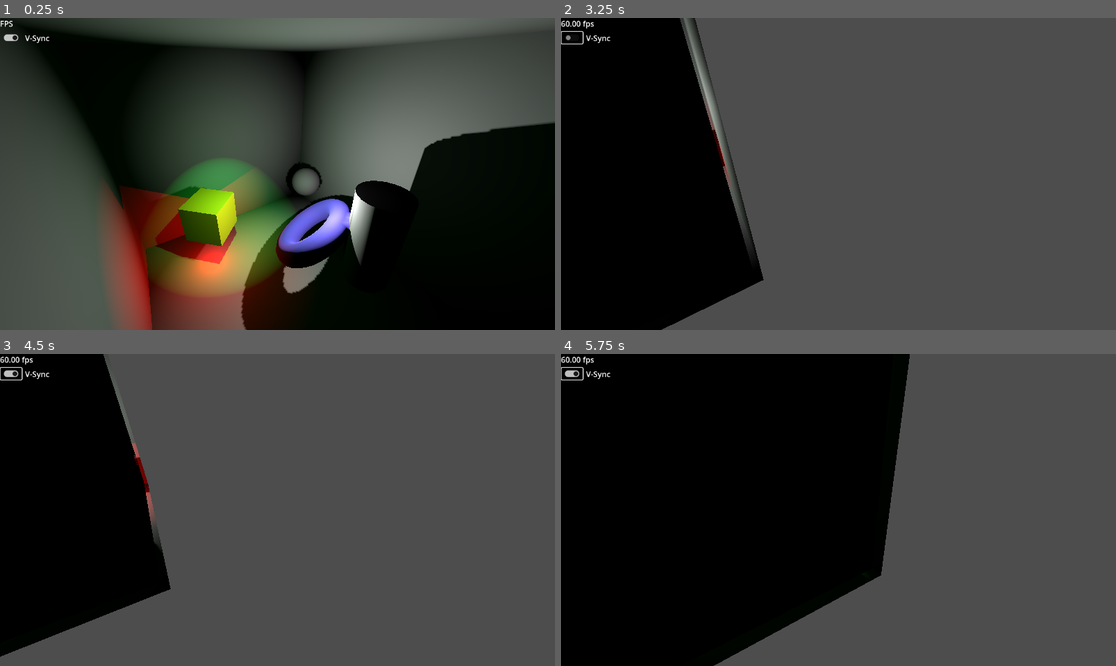
Above: before the commit, frames 1-4 (two rows, left to right).
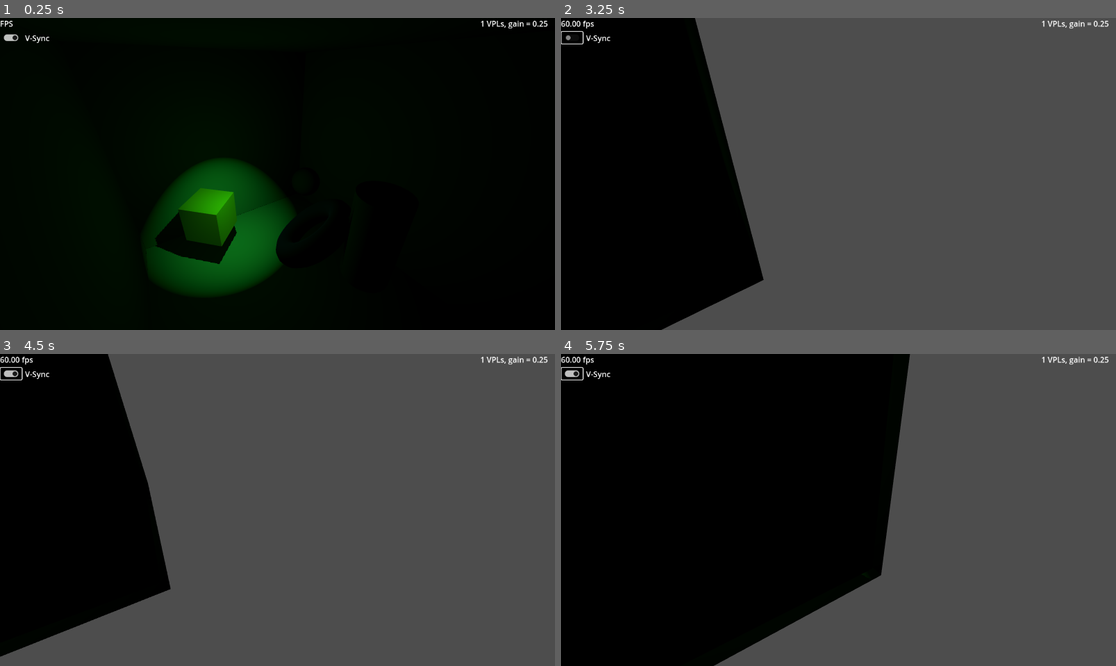
Above: after the commit, the same moments.

Repository: GregPickering/O1S_FauxGI
Game: Godot game, scene res://scene_3d.tscn
Two runs of this game, one before a commit and one after it. Both use one fixed random seed, a clock stepped at 60 frames per second and the inputs below.
Inputs (mouse positions are in pixels of both pictures, inside the frame that each line leads up to):
- Up to frame 1 (0.25 s): no input
- Up to frame 2 (3.25 s): tap Enter at 0.5 s; move the mouse to (960, 158) at 0.52 s; hold D 0.53-1.25 s; tap Q at 0.6, 2.85 s; click (960, 158) at 0.67 s; drag from (727, 189) to (810, 236) at 1.27 s; click (572, 36) at 2 s; move the mouse to (894, 105) at 2.77 s; hold D from 2.78 s (still down)
- Up to frame 3 (4.5 s): release D at 3.5 s; drag from (249, 572) to (111, 463) at 3.52 s; tap Space at 4.25 s; move the mouse to (444, 556) at 4.27 s; hold A from 4.28 s (still down); tap Q at 4.35 s
- Up to frame 4 (5.75 s): release A at 5 s; drag from (672, 463) to (755, 432) at 5.02 s

The runs differ from the first frame. In frame 1, 65% of the frame differs, in the area x 0-100%, y 0-100%; in frame 2, 1.7%; in frame 3, 0.7%; in frame 4, 0.2%.

Commit message:
Added FauxGI status label.
Added a UI label showing the FauxGI status.

Diff:
--- a/faux_gi.gd
+++ b/faux_gi.gd
@@ -37,7 +37,7 @@
 ## How many VPLs to generate per source SpotLight3D, 1+
 const per_spot : int = 1
 ## How many VPLs to generate per source OmniLight3D, 1+ (>= 4 looks good)
-const per_omni : int = 1
+const per_omni : int = 6
 ## How many VPLs to generate per source DirectionalLight3D
 const per_dirl : int = 16
 ## Do we want to spawn VPLs for source lights which don't cast shadows?
--- /dev/null
+++ b/faux_gi_status_label.gd
@@ -0,0 +1,8 @@
+extends Label
+@onready var faux_gi = $"../../FauxGI"
+
+func _process( _delta ):
+	if faux_gi.bounce_gain >= 0.01:
+		text = str( faux_gi.active_VPLs ) + " VPLs, gain = " + str( faux_gi.bounce_gain )
+	else:
+		text = "FauxGI Disabled"
--- a/project.godot
+++ b/project.godot
@@ -16,10 +16,14 @@
 boot_splash/show_image=false
 config/icon="uid://b14pus72atr7j"
 
+[editor]
+
+movie_writer/movie_file="D:/O1S_Gaming/O1S_FauxGI.avi"
+
 [rendering]
 
 renderer/rendering_method="gl_compatibility"
 renderer/rendering_method.mobile="gl_compatibility"
 reflections/reflection_atlas/reflection_size=128
-anti_aliasing/screen_space_roughness_limiter/enabled=false
+anti_aliasing/quality/msaa_3d=3
 anti_aliasing/quality/screen_space_aa=1
--- a/scene_3d.tscn
+++ b/scene_3d.tscn
@@ -1,9 +1,10 @@
-[gd_scene load_steps=9 format=3 uid="uid://btirfsc7rf58b"]
+[gd_scene load_steps=10 format=3 uid="uid://btirfsc7rf58b"]
 
 [ext_resource type="Script" uid="uid://b4hkm2djkjy16" path="res://lighting.gd" id="1_6ffuc"]
 [ext_resource type="Script" uid="uid://d06yfe050b2oh" path="res://camera.gd" id="1_rpp60"]
 [ext_resource type="Script" uid="uid://dpjhlb182qd2e" path="res://fps.gd" id="2_6k81c"]
 [ext_resource type="Script" uid="uid://b74n28fy47qj1" path="res://cb_v_sync.gd" id="5_6ffuc"]
+[ext_resource type="Script" uid="uid://bu0i1okglx0ic" path="res://faux_gi_status_label.gd" id="6_mv7kb"]
 [ext_resource type="PackedScene" uid="uid://b3vmtf81ju271" path="res://faux_gi.tscn" id="6_rpp60"]
 
 [sub_resource type="StandardMaterial3D" id="StandardMaterial3D_bshdy"]
@@ -58,7 +59,7 @@
 metadata/_edit_group_ = true
 
 [node name="SpinSpot" type="Node3D" parent="."]
-transform = Transform3D(0.946344, 0, 0.32316, 0, 1, 0, -0.32316, 0, 0.946344, 0, 0, 0)
+transform = Transform3D(0.998843, 0, 0.0480851, 0, 1, 0, -0.0480851, 0, 0.998843, 0, 0, 0)
 script = ExtResource("1_6ffuc")
 speed = 0.5
 
@@ -72,11 +73,13 @@
 
 [node name="OmniLight3D" type="OmniLight3D" parent="SpinSpot"]
 transform = Transform3D(-0.128348, 0, -0.991729, 0, 1, 0, 0.991729, 0, -0.128348, -0.711475, 1.74288, -0.629222)
+visible = false
 light_energy = 1.5
 shadow_enabled = true
 
 [node name="SpinDir" type="Node3D" parent="."]
-transform = Transform3D(0.749598, 0, -0.661894, 0, 1, 0, 0.661894, 0, 0.749598, 0, 0, 0)
+transform = Transform3D(0.878266, 0, -0.478172, 0, 1, 0, 0.478172, 0, 0.878266, 0, 0, 0)
+visible = false
 script = ExtResource("1_6ffuc")
 speed = -0.4
 
@@ -120,4 +123,14 @@
 offset_bottom = 53.0
 text = "V-Sync"
 
+[node name="FauxGIStatusLabel" type="Label" parent="UICanvas"]
+anchors_preset = 1
+anchor_left = 1.0
+anchor_right = 1.0
+offset_left = -168.0
+offset_bottom = 23.0
+grow_horizontal = 0
+horizontal_alignment = 1
+script = ExtResource("6_mv7kb")
+
 [connection signal="toggled" from="UICanvas/cbVSync" to="UICanvas/cbVSync" method="_on_toggled"]
Not shown, added: faux_gi_status_label.gd.uid
